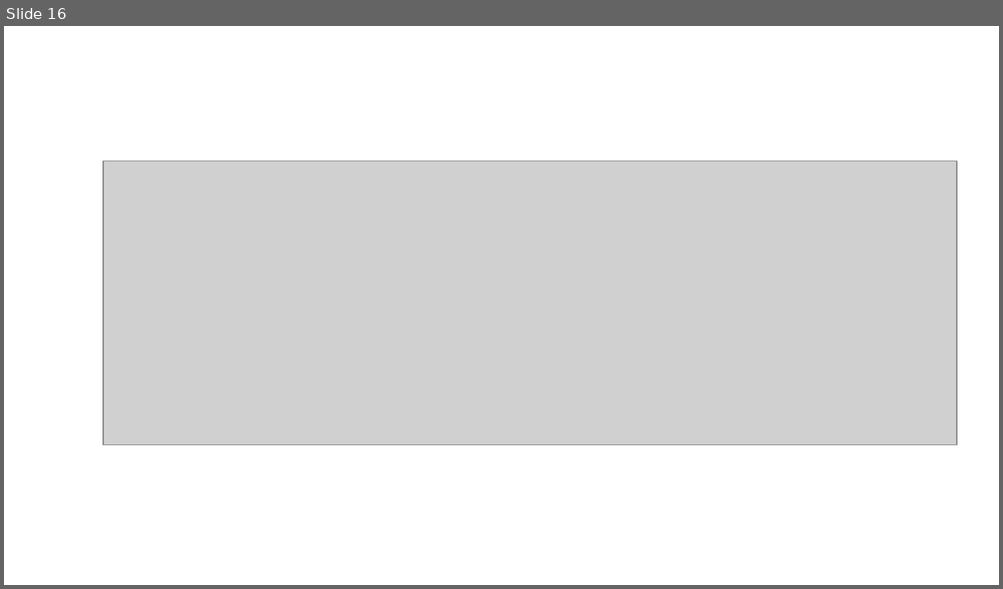
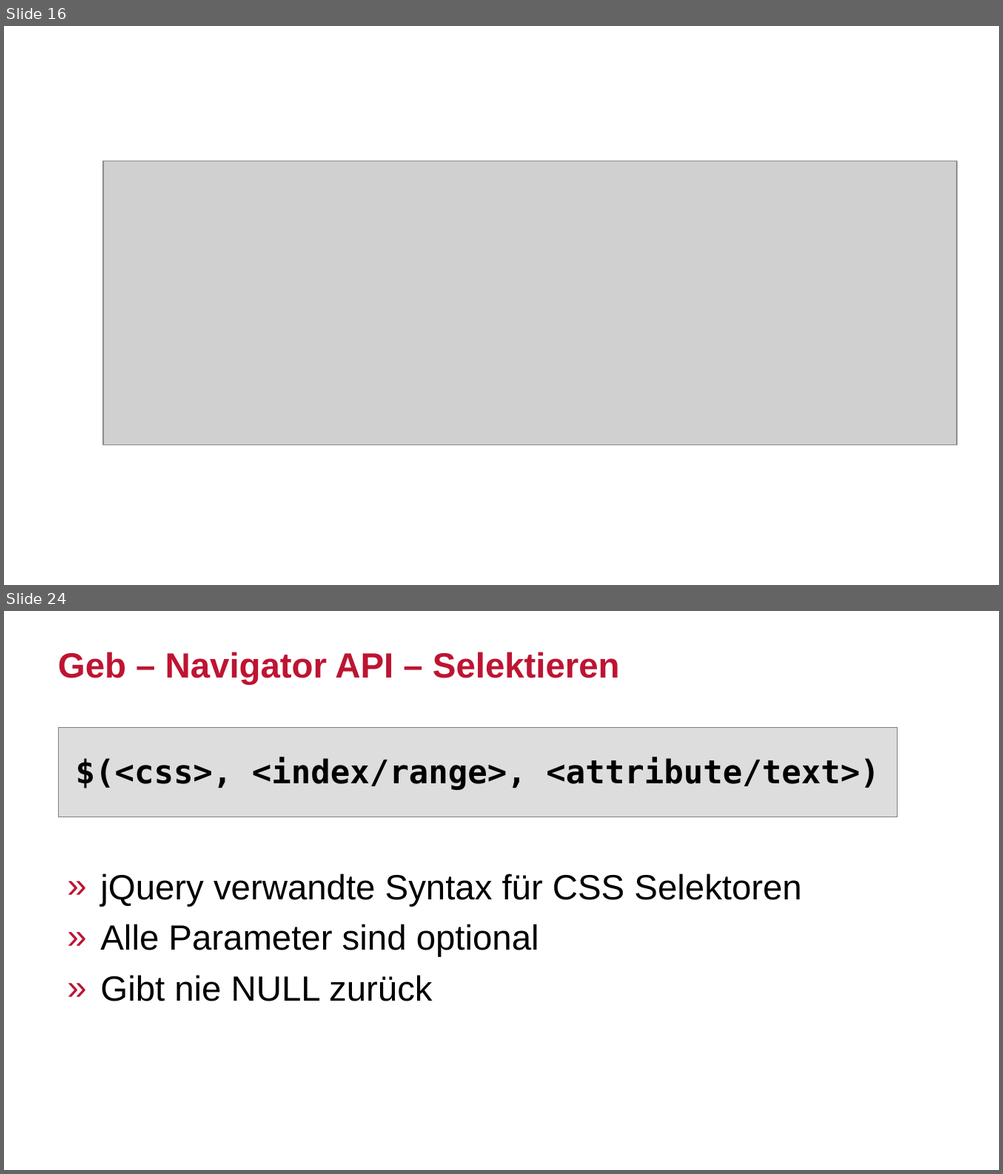
Before and after one commit to sclassen/sessions, a slide deck: javaland2017/ui-tests-with-geb/slides.odp. Shown one above the other, each under a label of ours: slide 16 before the commit, slides 16 and 24 after it; the slides between them are not shown. The pictures are 1003x589 and 1003x1174 pixels, drawn with LibreOffice and Linux fonts; fonts in the diff are those of the drawing; grey boxes stand for pictures; background and template pictures are left out. Boxes give left, top, right and bottom in pixels: in the first picture for what was removed or moved away, otherwise in the second. Text is boxed around its words. In the diff, an @@ line names an element or a change of style, - is before the commit and + after.

```diff
--- a/javaland2017/ui-tests-with-geb/slides.odp
+++ b/javaland2017/ui-tests-with-geb/slides.odp
@@ slide 24 added at <box>4,611,999,1170</box>, background #FFFFFF @@
@@ title added at <box>58,652,620,684</box>, 28 pt, text #BE1432, bold @@
+Geb – Navigator API – Selektieren
@@ rectangle added at <box>58,727,897,817</box>, fill #DDDDDD, outline #808080 0 pt @@
@@ text added at <box>76,758,879,790</box>, 26 pt, text #000000, bold @@
+$(<css>, <index/range>, <attribute/text>)
@@ text added at <box>100,874,801,1002</box>, 28 pt, text #000000 @@
+» jQuery verwandte Syntax für CSS Selektoren
+» Alle Parameter sind optional
+» Gibt nie NULL zurück
```
Also in this commit, not shown: 11 slides changed, 14 other slides added.
